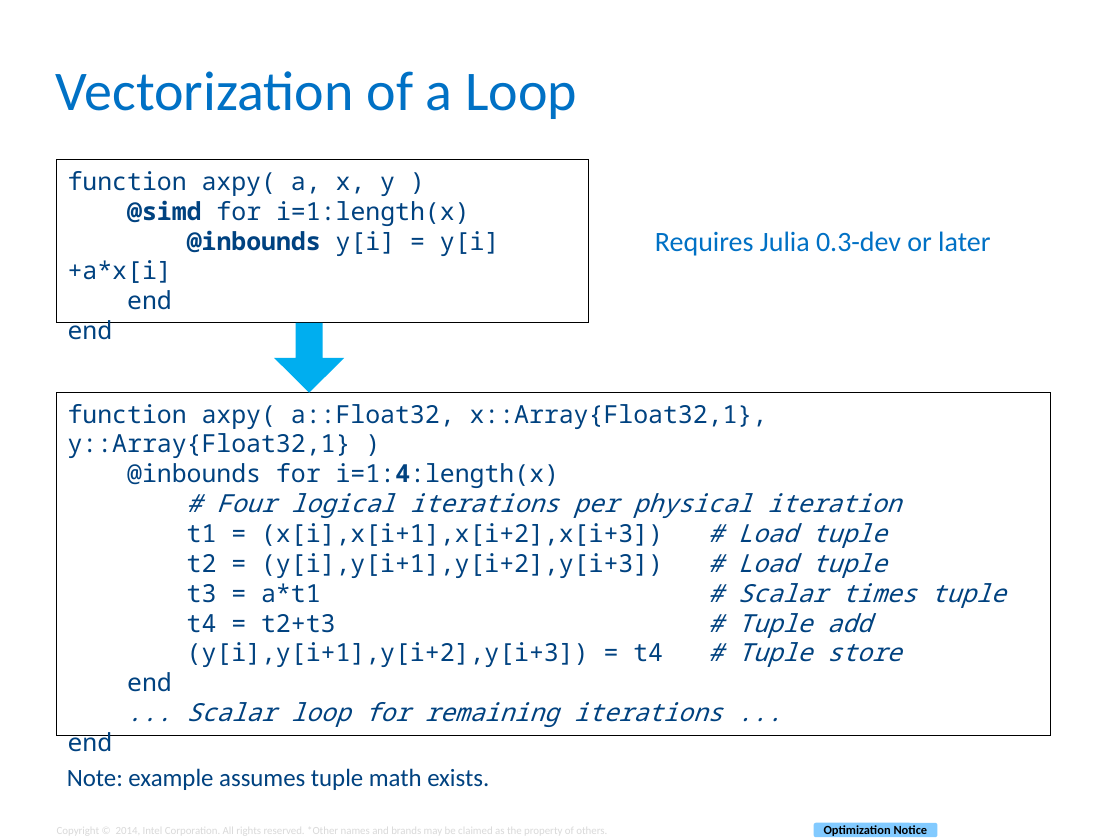
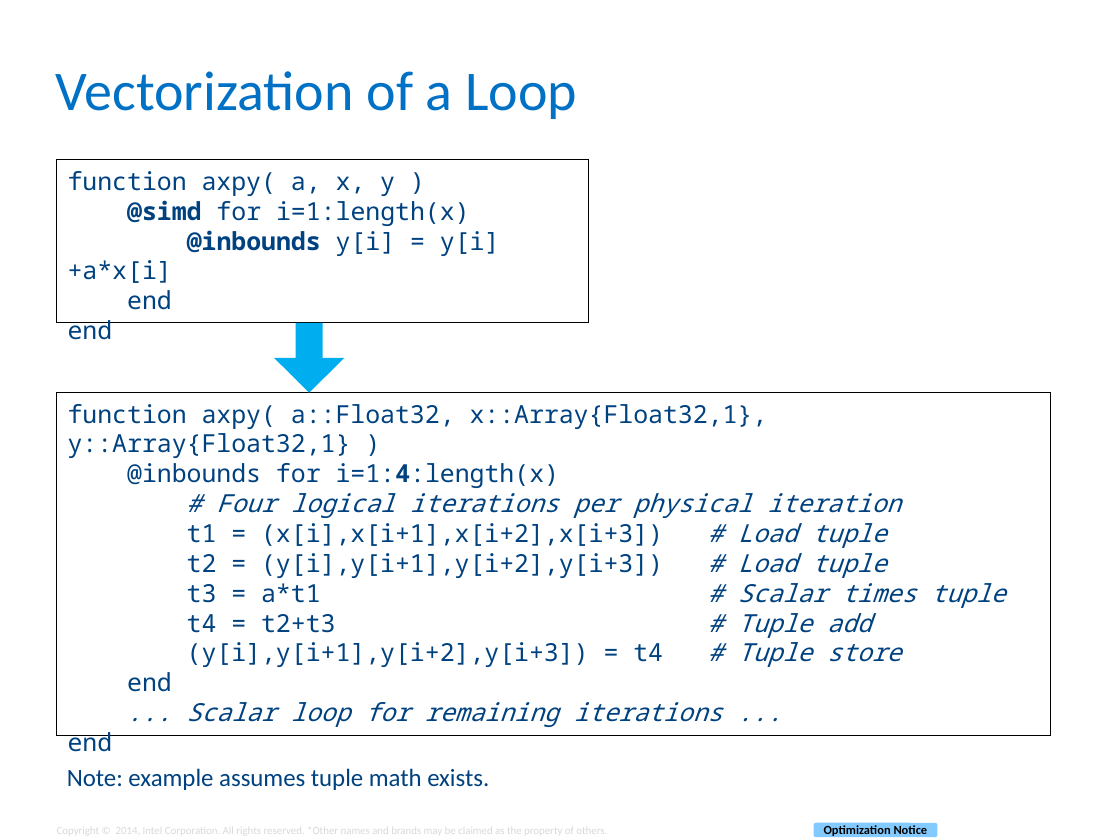
Before and after one commit to JuliaCon/presentations, a slide deck: slide 7 of Vectorization/Vectorization2014.pptx. Drawn at 1120x840 pixels with LibreOffice and Linux fonts; fonts in the diff are those of the drawing; background and template pictures are left out. Boxes give left, top, right and bottom in pixels: in the first picture for what was removed or moved away, otherwise in the second. Text is boxed around its words. In the diff, an @@ line names an element or a change of style, - is before the commit and + after.

```diff
--- a/Vectorization/Vectorization2014.pptx
+++ b/Vectorization/Vectorization2014.pptx
@@ text removed at <box>655,231,990,256</box> @@
-Requires Julia 0.3-dev or later
```
Also in this commit, not shown: 1 other file.
